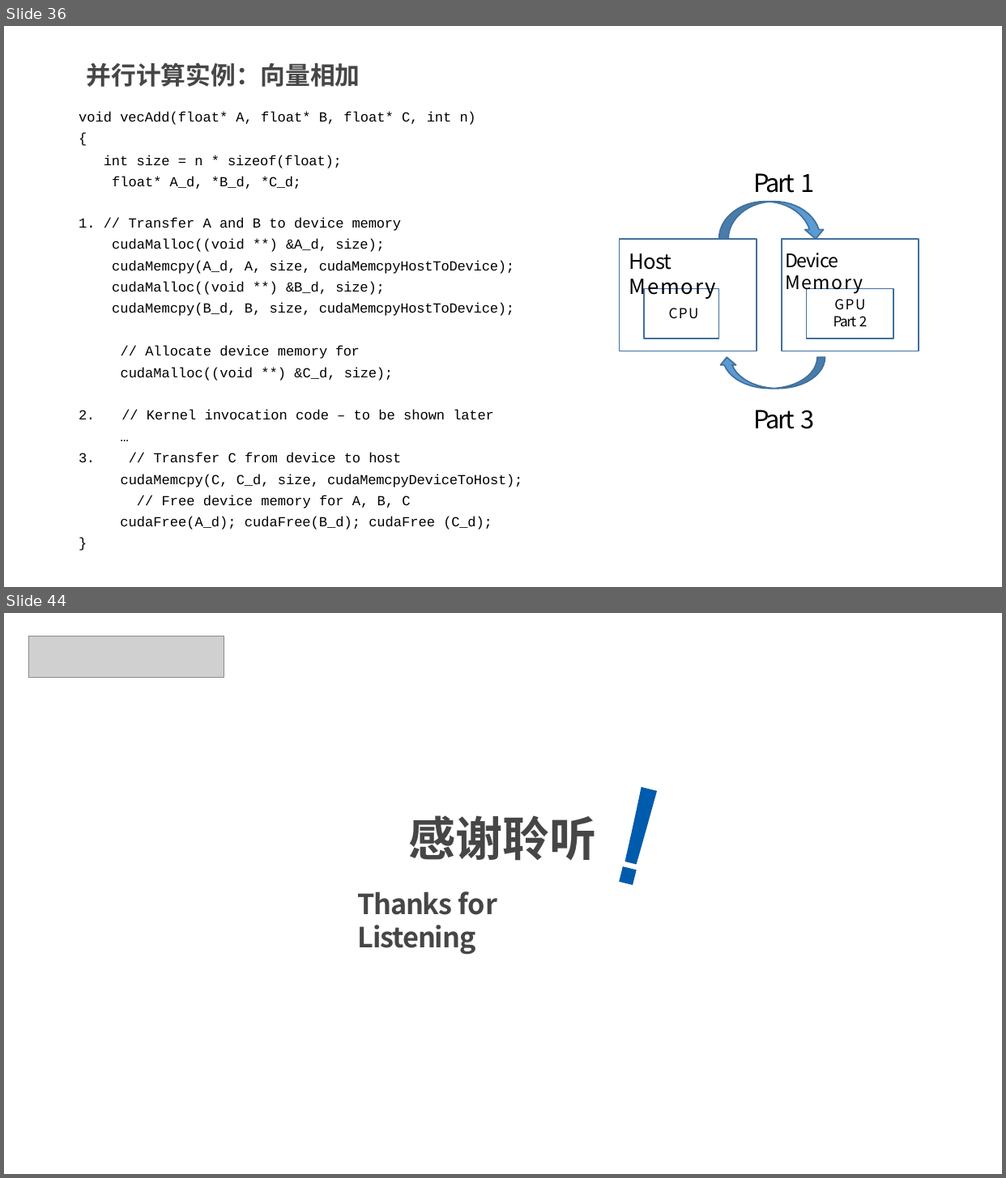
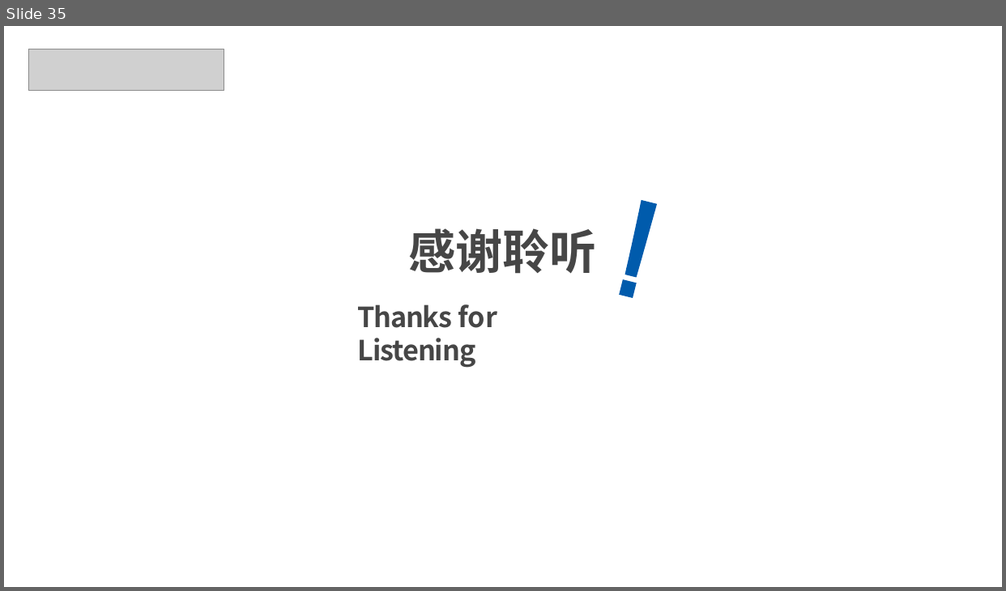
Before and after one commit to xws117/Bilibili-tutorial, a slide deck: 3-CUDA C编程及GPU基本知识.pptx. Shown one above the other, each under a label of ours: slides 36 and 44 before the commit, slide 35 after it; the slides between them are not shown. The pictures are 1006x1178 and 1006x591 pixels, drawn with LibreOffice and Linux fonts; fonts in the diff are those of the drawing; grey boxes stand for pictures; background and template pictures are left out. Boxes give left, top, right and bottom in pixels: in the first picture for what was removed or moved away, otherwise in the second. Text is boxed around its words. In the diff, an @@ line names an element or a change of style, - is before the commit and + after.

```diff
--- a/3-CUDA C编程及GPU基本知识.pptx
+++ b/3-CUDA C编程及GPU基本知识.pptx
@@ slide 36 removed at <box>4,26,1002,587</box>, background #FFFFFF @@
@@ title removed at <box>87,62,360,87</box> @@
-并行计算实例：向量相加
@@ text removed at <box>79,111,476,189</box> @@
-void vecAdd(float* A, float* B, float* C, int n)
-{
-int size = n * sizeof(float); float* A_d, *B_d, *C_d;
@@ text removed at <box>754,173,814,193</box> @@
-Part 1
@@ text removed at <box>79,217,514,316</box> @@
-1. // Transfer A and B to device memory cudaMalloc((void **) &A_d, size); cudaMemcpy(A_d, A, size, cudaMemcpyHostToDevice); cudaMalloc((void **) &B_d, size); cudaMemcpy(B_d, B, size, cudaMemcpyHostToDevice);
@@ freeform shape removed at <box>718,202,769,240</box> @@
@@ freeform shape removed at <box>718,202,823,240</box> @@
@@ freeform shape removed at <box>765,202,825,240</box> @@
@@ rectangle removed at <box>619,238,756,350</box> @@
-Host Memory
@@ rectangle removed at <box>782,238,919,350</box> @@
-Device Memory
@@ rectangle removed at <box>644,288,718,339</box> @@
-CPU
@@ rectangle removed at <box>807,288,894,339</box> @@
-GPU
-Part 2
@@ text removed at <box>121,346,393,381</box> @@
-// Allocate device memory for cudaMalloc((void **) &C_d, size);
@@ freeform shape removed at <box>721,357,774,388</box> @@
@@ freeform shape removed at <box>721,357,825,388</box> @@
@@ freeform shape removed at <box>770,357,825,388</box> @@
@@ text removed at <box>79,410,522,530</box> @@
-2. // Kernel invocation code – to be shown later
-…
-// Transfer C from device to host
-cudaMemcpy(C, C_d, size, cudaMemcpyDeviceToHost);
-// Free device memory for A, B, C cudaFree(A_d); cudaFree(B_d); cudaFree (C_d);
@@ text removed at <box>754,410,814,429</box> @@
-Part 3
@@ text removed at <box>79,453,95,463</box> @@
-3.
@@ text removed at <box>77,533,87,552</box> @@
-}
@@ what was slide 44 is now slide 35 @@
```
Also in this commit, not shown: 8 slides changed, 16 slides added, 24 other slides removed.
